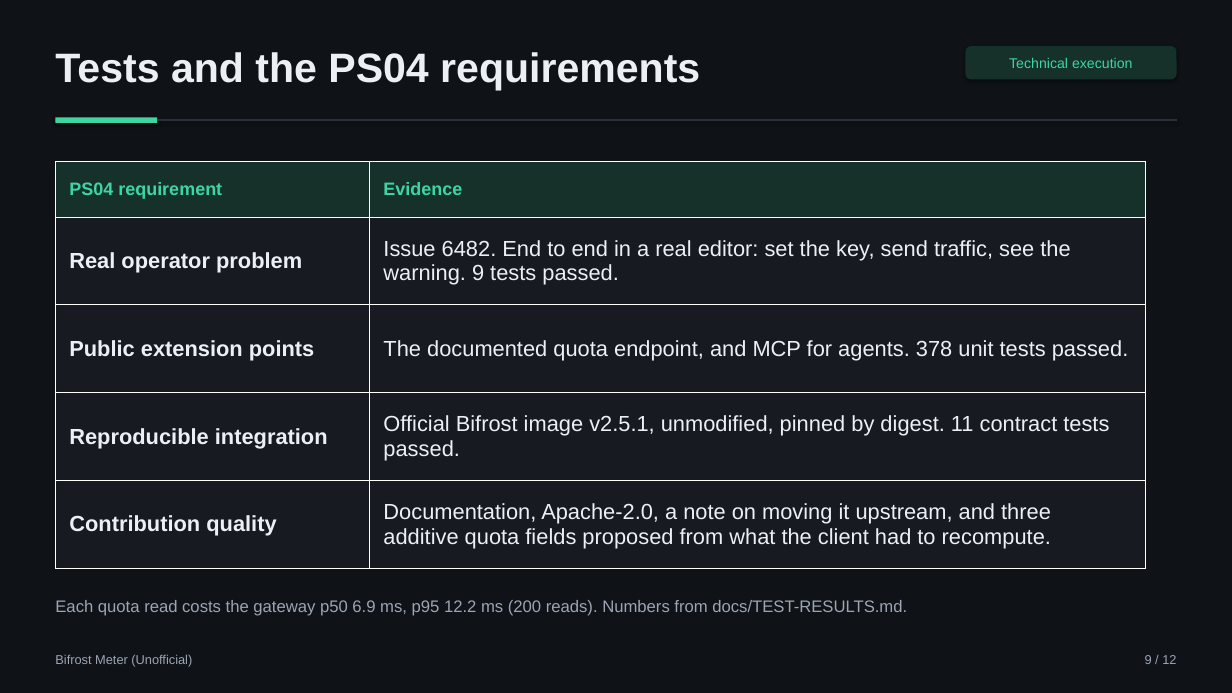
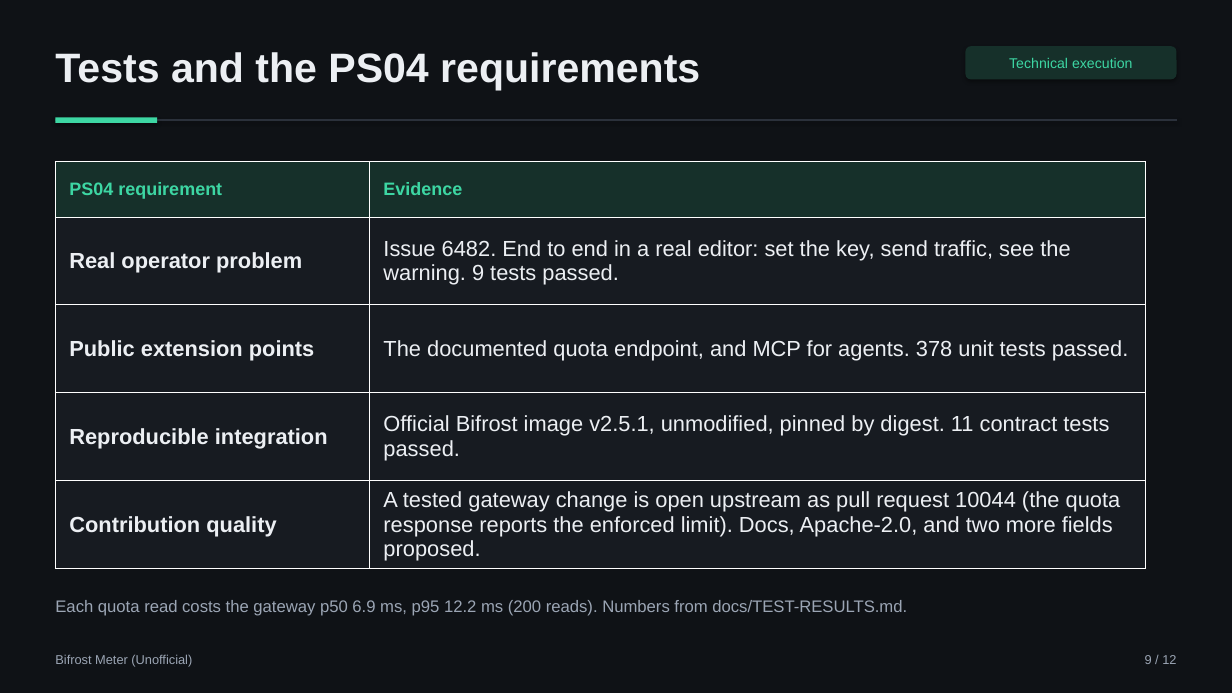
Before and after one commit to aimanmalib/bifrost-meter, a slide deck: slide 9 of deck/bifrost-meter.pptx. Drawn at 1232x693 pixels with LibreOffice and Linux fonts; fonts in the diff are those of the drawing. Boxes give left, top, right and bottom in pixels: in the first picture for what was removed or moved away, otherwise in the second. Text is boxed around its words. In the diff, an @@ line names an element or a change of style, - is before the commit and + after.

```diff
--- a/deck/bifrost-meter.pptx
+++ b/deck/bifrost-meter.pptx
@@ table at bbox=[55, 162, 1146, 568] @@
-row 5, column 2: Documentation, Apache-2.0, a note on moving it upstream, and three additive quota fields proposed from what the client had to recompute.
+row 5, column 2: A tested gateway change is open upstream as pull request 10044 (the quota response reports the enforced limit). Docs, Apache-2.0, and two more fields proposed.
```
Also in this commit, not shown: 1 other slide changed, 4 other files.
